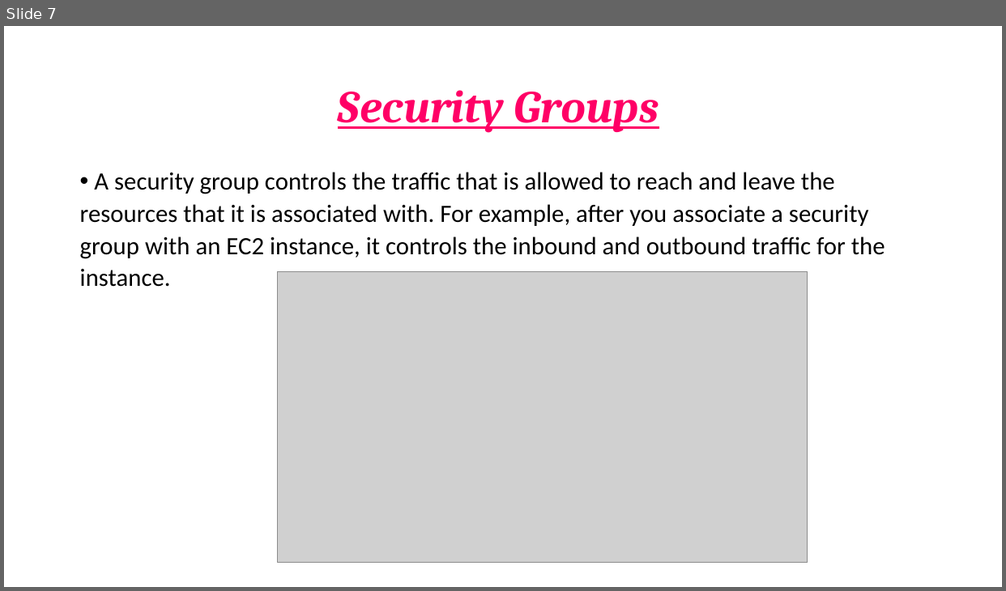
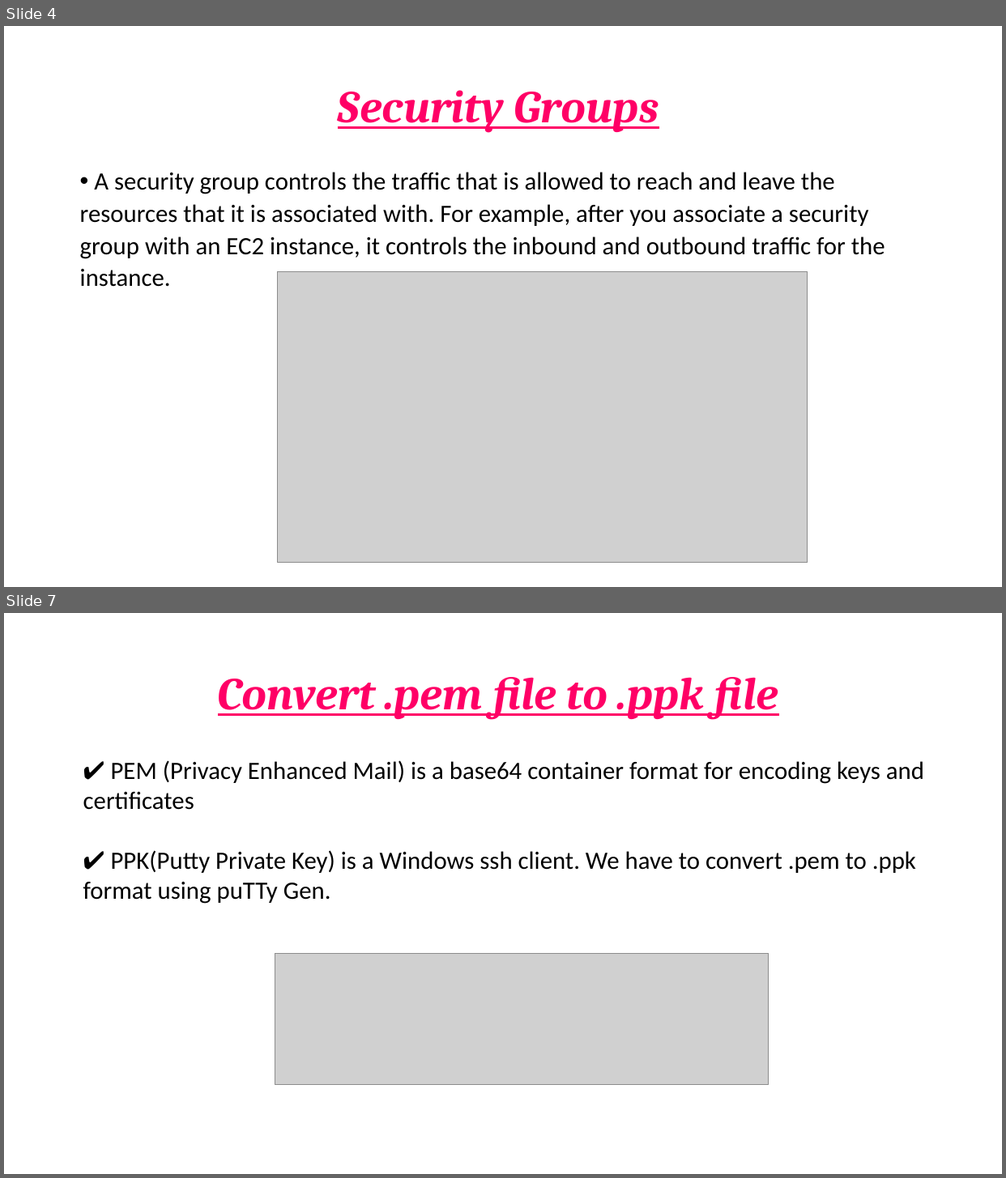
Before and after one commit to aloknath1/cloud-computing, a slide deck: Session-3.pptx. Shown one above the other, each under a label of ours: slide 7 before the commit, slides 4 and 7 after it; the slides between them are not shown. The pictures are 1006x591 and 1006x1178 pixels, drawn with LibreOffice and Linux fonts; fonts in the diff are those of the drawing; grey boxes stand for pictures. Boxes give left, top, right and bottom in pixels: in the first picture for what was removed or moved away, otherwise in the second. Text is boxed around its words. In the diff, an @@ line names an element or a change of style, - is before the commit and + after.

```diff
--- a/Session-3.pptx
+++ b/Session-3.pptx
@@ slide 7 added at (x1=4, y1=613, x2=1002, y2=1174), background #FFFFFF @@
@@ text added at (x1=218, y1=677, x2=778, y2=719), 44 pt, text #FF0066, bold, italic, underline @@
+Convert .pem file to .ppk file
@@ text added at (x1=83, y1=760, x2=924, y2=904), 24 pt, text #000000 @@
+✔ PEM (Privacy Enhanced Mail) is a base64 container format for encoding keys and certificates
+✔ PPK(Putty Private Key) is a Windows ssh client. We have to convert .pem to .ppk format using puTTy Gen.
@@ picture added at (x1=275, y1=954, x2=769, y2=1084) @@
@@ what was slide 7 is now slide 4 @@
```
Also in this commit, not shown: 4 slides changed, 6 other slides added, 1 slide removed, 1 other file.
